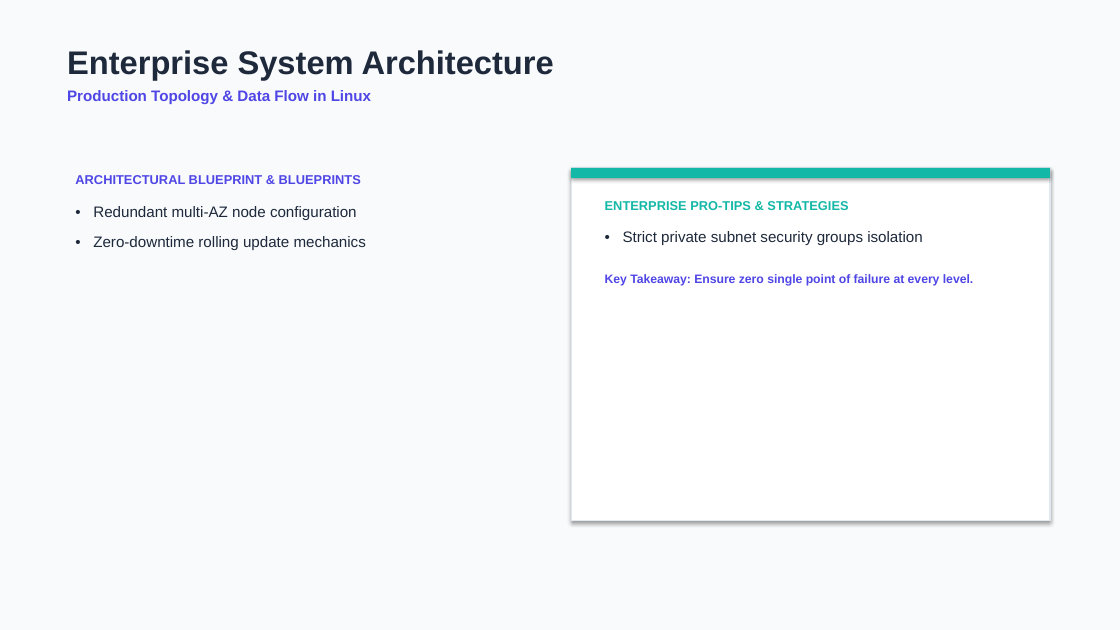
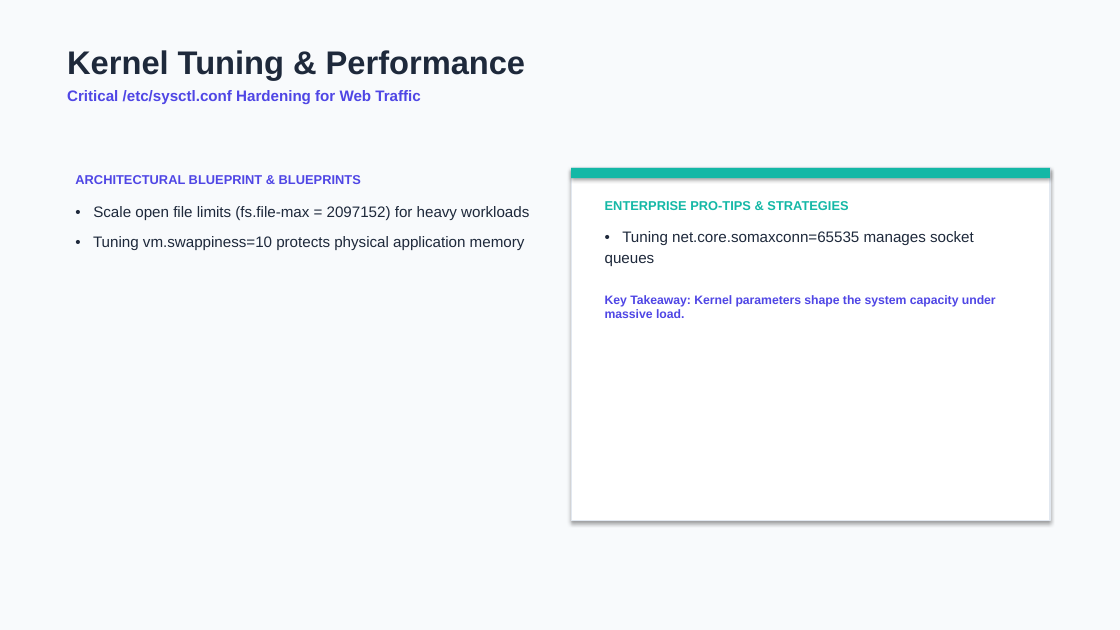
Before and after one commit to Ashu1896/devops_learning_pipeline, a slide deck: slide 2 of linux/presentation/linux.pptx. Drawn at 1120x630 pixels with LibreOffice and Linux fonts; fonts in the diff are those of the drawing. Boxes give left, top, right and bottom in pixels: in the first picture for what was removed or moved away, otherwise in the second. Text is boxed around its words. In the diff, an @@ line names an element or a change of style, - is before the commit and + after.

Commit message:
Added DevOps Learning Content - Linux

```diff
--- a/linux/presentation/linux.pptx
+++ b/linux/presentation/linux.pptx
@@ text at box(67, 50, 526, 104): text changed @@
-Enterprise System Architecture
-Production Topology & Data Flow in Linux
+Kernel Tuning & Performance
+Critical /etc/sysctl.conf Hardening for Web Traffic
@@ text at box(93, 206, 529, 250): text changed @@
-• Redundant multi-AZ node configuration
-• Zero-downtime rolling update mechanics
+• Scale open file limits (fs.file-max = 2097152) for heavy workloads
+• Tuning vm.swappiness=10 protects physical application memory
@@ text at box(605, 231, 996, 318): text changed @@
-• Strict private subnet security groups isolation
-Key Takeaway: Ensure zero single point of failure at every level.
+• Tuning net.core.somaxconn=65535 manages socket queues
+Key Takeaway: Kernel parameters shape the system capacity under massive load.
```
Also in this commit, not shown: 4 other slides changed, 5 other files.
